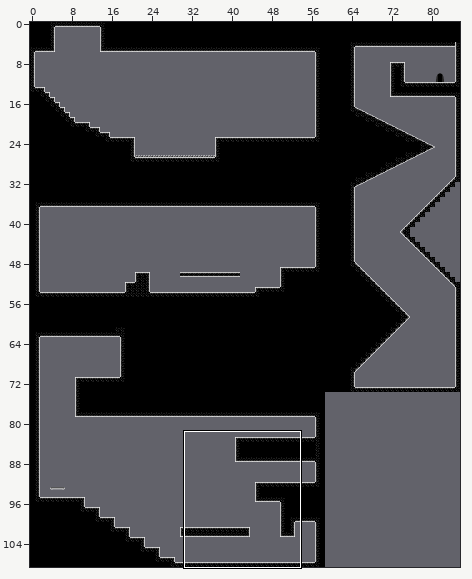
Two states of a Tiled map, assets/Data/Map/redzone.tmx. Above: a wide view before the commit, with the close-up outlined.
Close-up. Before:
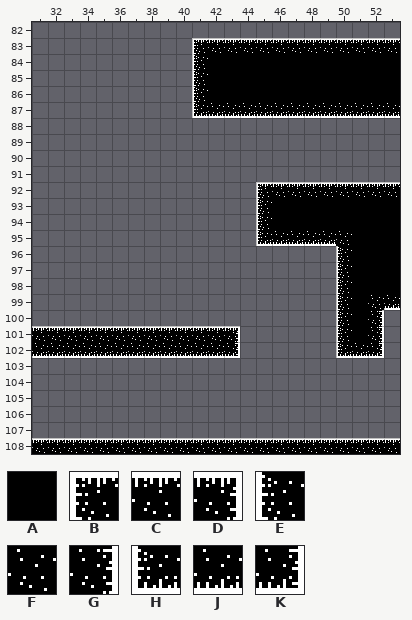
Cells are 16x16 px. Shown: x 31..53, y 82..108. The commit also changed other parts of the map, which this record leaves out.
Key: from "amproject": A 6, B 14, C 15, D 16, E 21, F 22, G 23, H 28, J 29, K 30.
_ is an empty cell.
Layer "Tiles" before, first column x 31:
 82 _______________________
 83 __________BCCCCCCCCCCCC
 84 __________EAAAAAAAAAAAA
 85 __________EAAAAAAAAAAAA
 86 __________EAAAAAAAAAAAA
 87 __________HJJJJJJJJJJJJ
 88 _______________________
 89 _______________________
 90 _______________________
 91 _______________________
 92 ______________BCCCCCCCC
 93 ______________EAAAAAAAA
 94 ______________EAAAAAAAA
 95 ______________HJJJJFAAA
 96 ___________________EAAA
 97 ___________________EAAA
 98 ___________________EAAA
 99 ___________________EAFJ
100 ___________________EAG_
101 CCCCCCCCCCCCD______EAG_
102 JJJJJJJJJJJJK______HJK_
103 _______________________
104 _______________________
105 _______________________
106 _______________________
107 _______________________
108 CCCCCCCCCCCCCCCCCCCCCCC
Once edited:
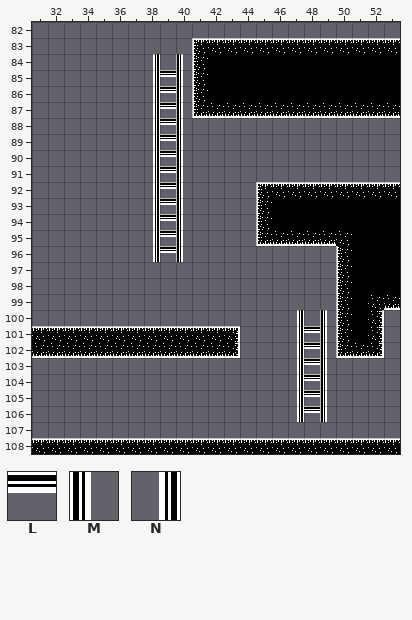
Further tiles: from "amproject": L 19, M 19 turned 270, N 19 turned 90.
Diff:
Changed rows in their new state; . is an unchanged cell.
Layer "Tiles":
first column x 38:
 84 N.M
 85 NLM
 86 NLM
 87 NLM
 88 NLM
 89 NLM
 90 NLM
 91 NLM
 92 NLM
 93 NLM
 94 NLM
 95 NLM
 96 NLM
first column x 47:
100 N.M
101 NLM
102 NLM
103 NLM
104 NLM
105 NLM
106 NLM
